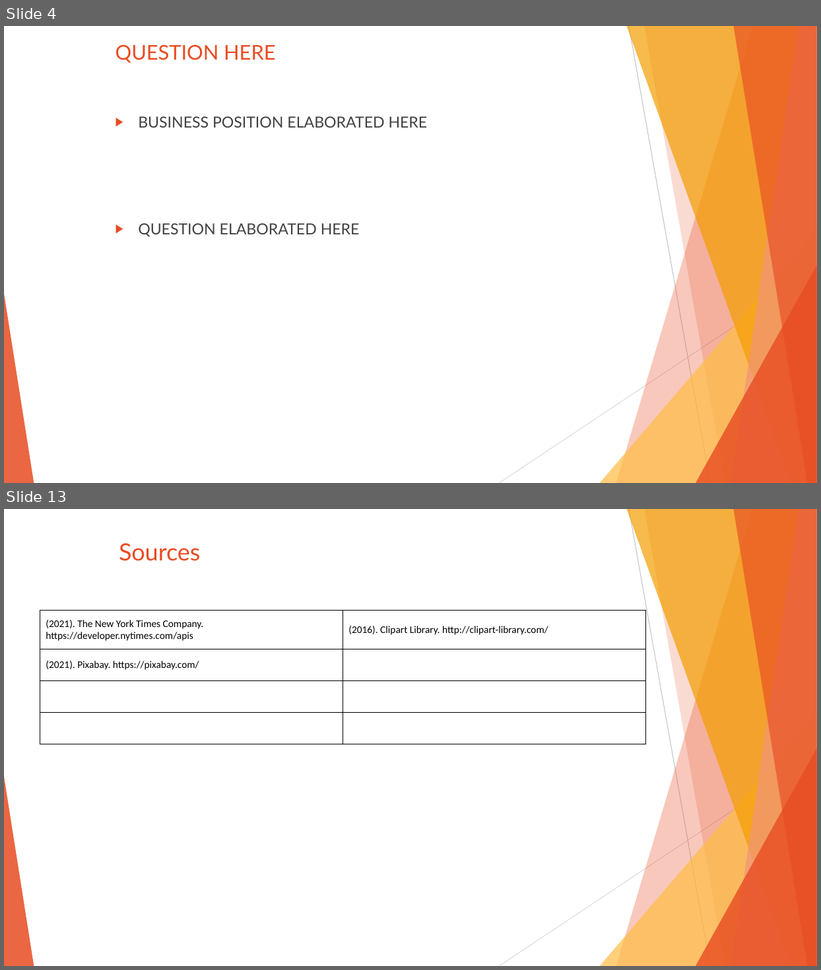
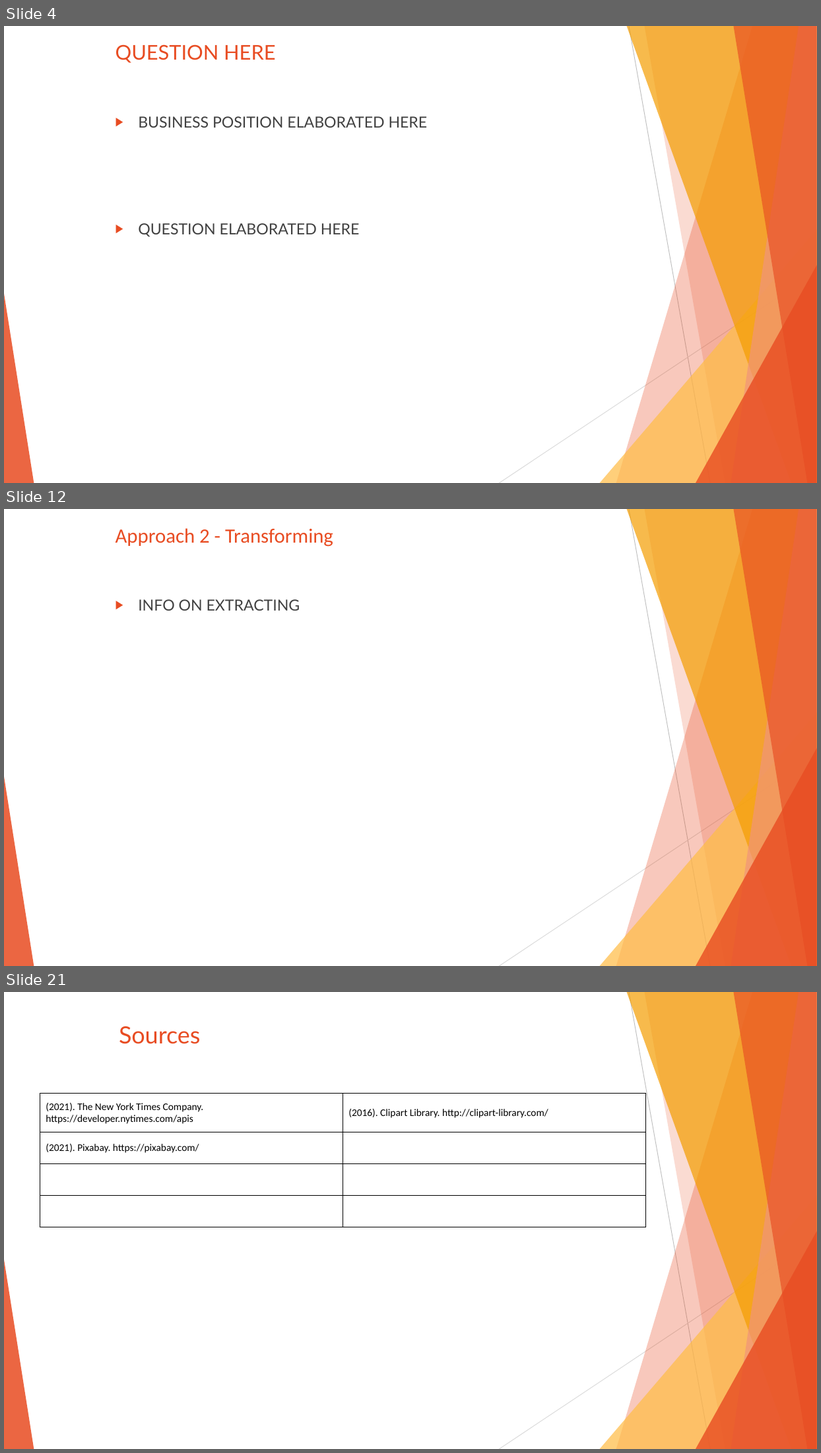
Before and after one commit to SanabuW/NYT-API-Analysis, a slide deck: common/(presentation_temp_file).pptx. Shown one above the other, each under a label of ours: slides 4 and 13 before the commit, slides 4, 12 and 21 after it; the slides between them are not shown. The pictures are 821x970 and 821x1453 pixels, drawn with LibreOffice and Linux fonts; fonts in the diff are those of the drawing. Boxes give left, top, right and bottom in pixels: in the first picture for what was removed or moved away, otherwise in the second. Text is boxed around its words. In the diff, an @@ line names an element or a change of style, - is before the commit and + after.

```diff
--- a/common/(presentation_temp_file).pptx
+++ b/common/(presentation_temp_file).pptx
@@ slide 12 added at (x1=4, y1=509, x2=817, y2=966), background #FFFFFF; not listed: 10 template elements that a slide beside it also shows @@
@@ title added at (x1=116, y1=528, x2=333, y2=547), 24 pt, text #E84C22 @@
+Approach 2 - Transforming
@@ text added at (x1=138, y1=599, x2=300, y2=611), 18 pt, text #404040 @@
+▶ INFO ON EXTRACTING
@@ what was slide 13 is now slide 21 @@
```
Also in this commit, not shown: 10 slides changed, 7 other slides added, 8 other files.
